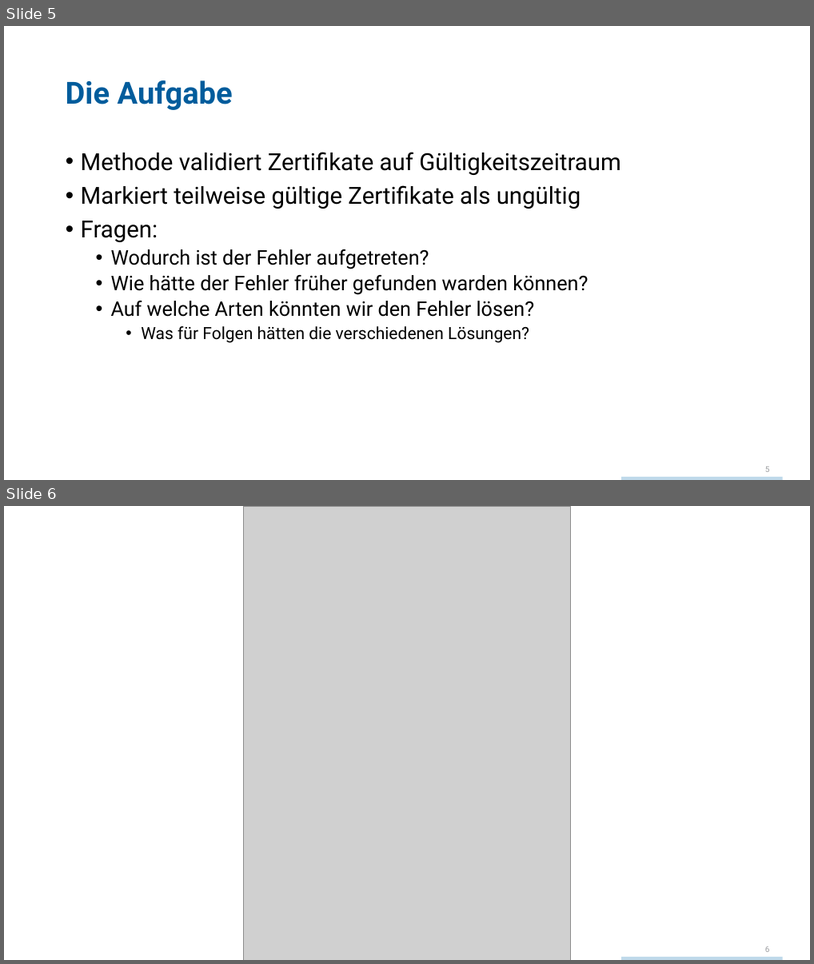
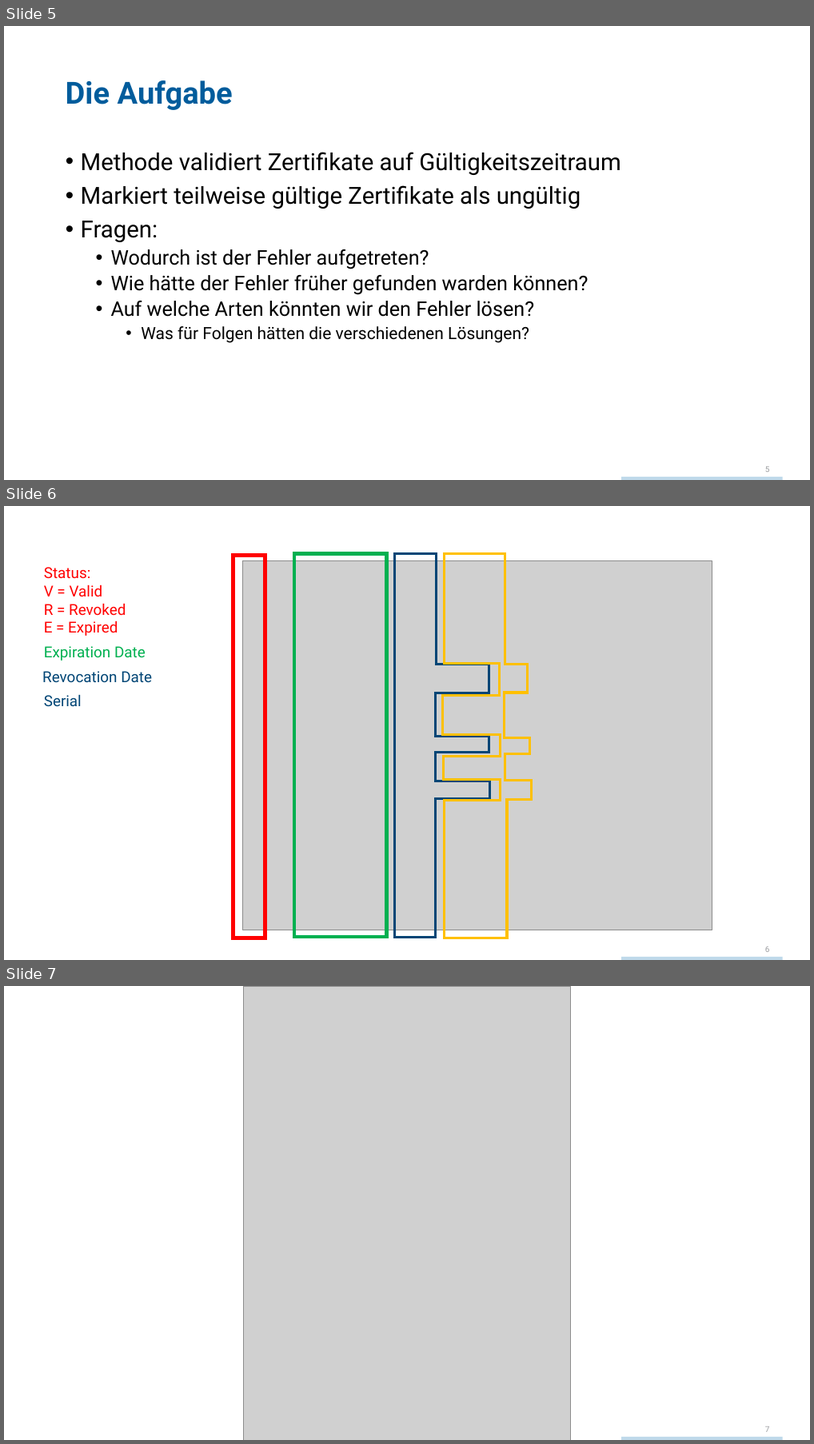
Before and after one commit to techtalk/CodingDojos, a slide deck: ZertifikatFehlersuche/CodingDojo_Coding FehlersucheC_CS.pptx. Shown one above the other, each under a label of ours: slides 5 and 6 before the commit, slides 5, 6 and 7 after it. The pictures are 814x964 and 814x1444 pixels, drawn with LibreOffice and Linux fonts; fonts in the diff are those of the drawing; grey boxes stand for pictures; background and template pictures are left out. Boxes give left, top, right and bottom in pixels: in the first picture for what was removed or moved away, otherwise in the second. Text is boxed around its words. In the diff, an @@ line names an element or a change of style, - is before the commit and + after.

```diff
--- a/ZertifikatFehlersuche/CodingDojo_Coding FehlersucheC_CS.pptx
+++ b/ZertifikatFehlersuche/CodingDojo_Coding FehlersucheC_CS.pptx
@@ slide 6 added at (4, 506, 810, 960), background #FFFFFF; not listed: 2 template elements that a slide beside it also shows @@
@@ text added at (44, 567, 126, 636), 18 pt, text #FF0000 @@
+Status:
+V = Valid
+R = Revoked
+E = Expired
@@ rectangle added at (234, 555, 266, 938), outline #FF0000 4.5 pt @@
@@ picture added at (243, 560, 712, 929) @@
@@ rectangle added at (294, 554, 387, 936), outline #00B050 4.5 pt @@
@@ freeform shape added at (394, 554, 490, 936), outline #004575 3 pt @@
@@ freeform shape added at (442, 554, 531, 938), outline #FFC000 3 pt @@
@@ text added at (44, 646, 146, 660), 18 pt, text #00B050 @@
+Expiration Date
@@ text added at (42, 671, 152, 683), 18 pt, text #004575 @@
+Revocation Date
@@ text added at (44, 694, 82, 707), 18 pt, text #004575 @@
+Serial
@@ what was slide 6 is now slide 7 @@
@@ page number at (766, 1426, 770, 1432): text changed @@
-6
+7
```
Also in this commit, not shown: 1 slide changed, 1 other slide added, 2 other files.
